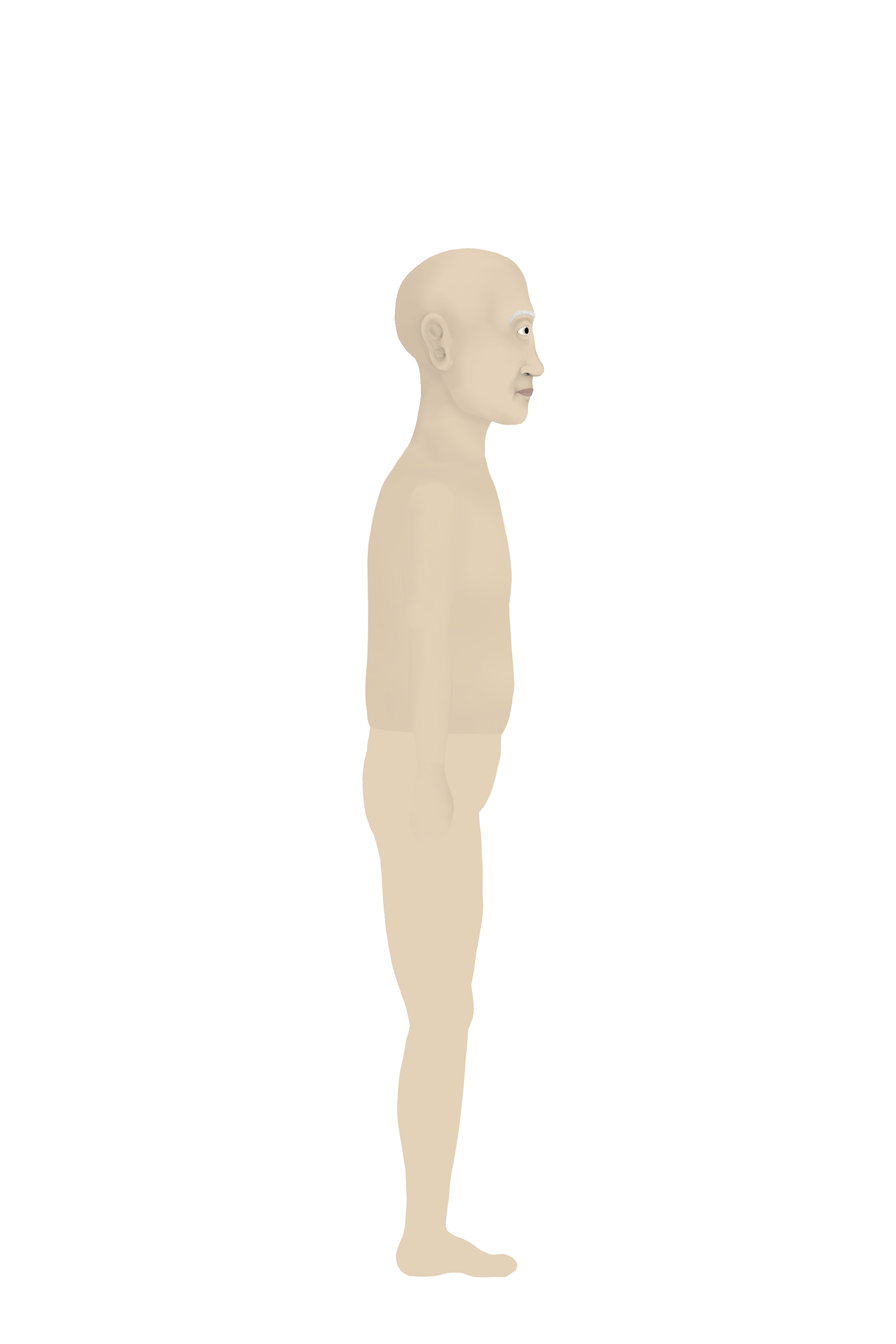
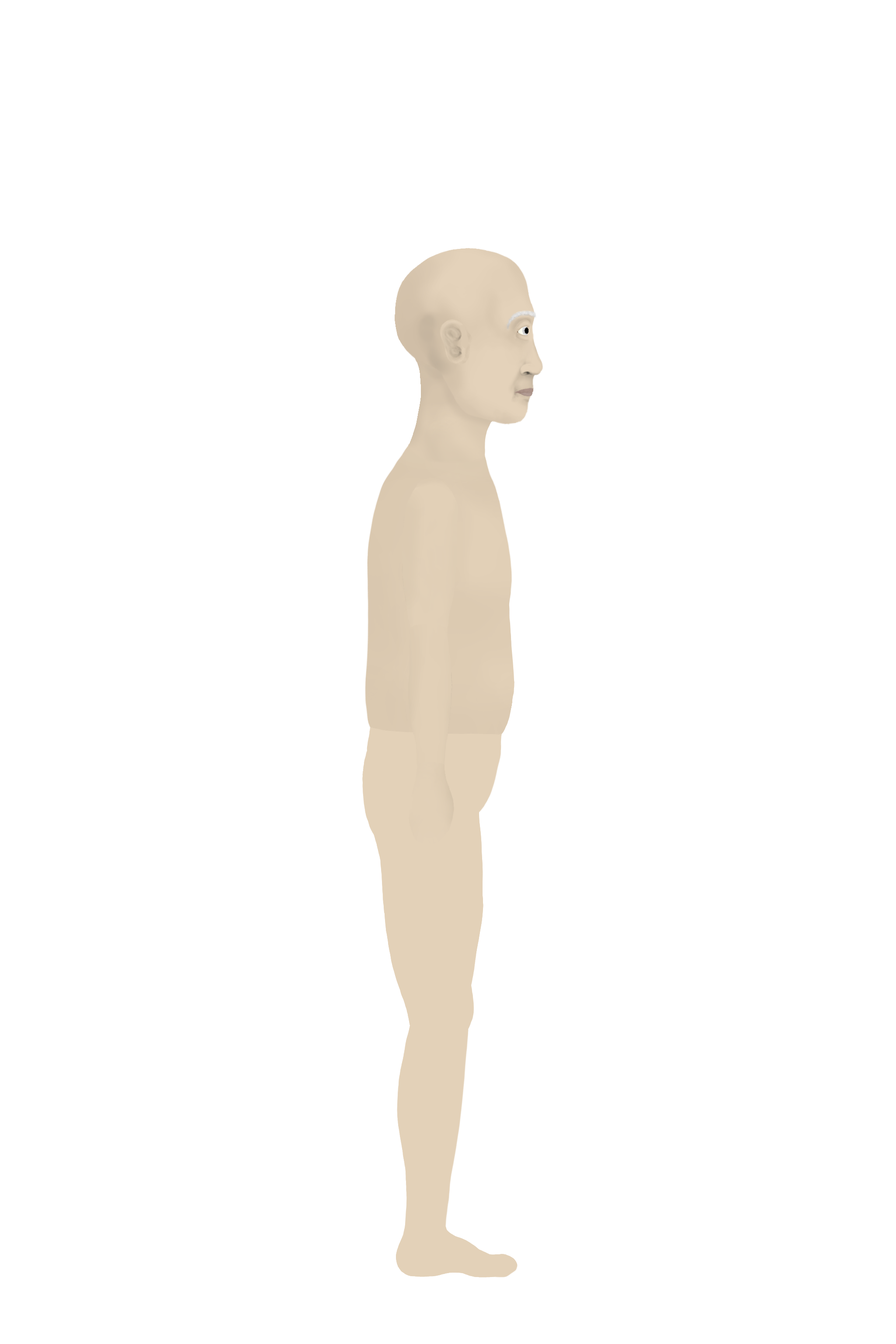
Layers edited between the first and the second 896 × 1344 image:
painted on "Eyebrow" over [505, 309, 537, 332]
painted on "Nose" over [519, 325, 545, 377]
painted on "Ear" over [420, 312, 472, 371]
painted on "Head Base" over [394, 247, 537, 426]
